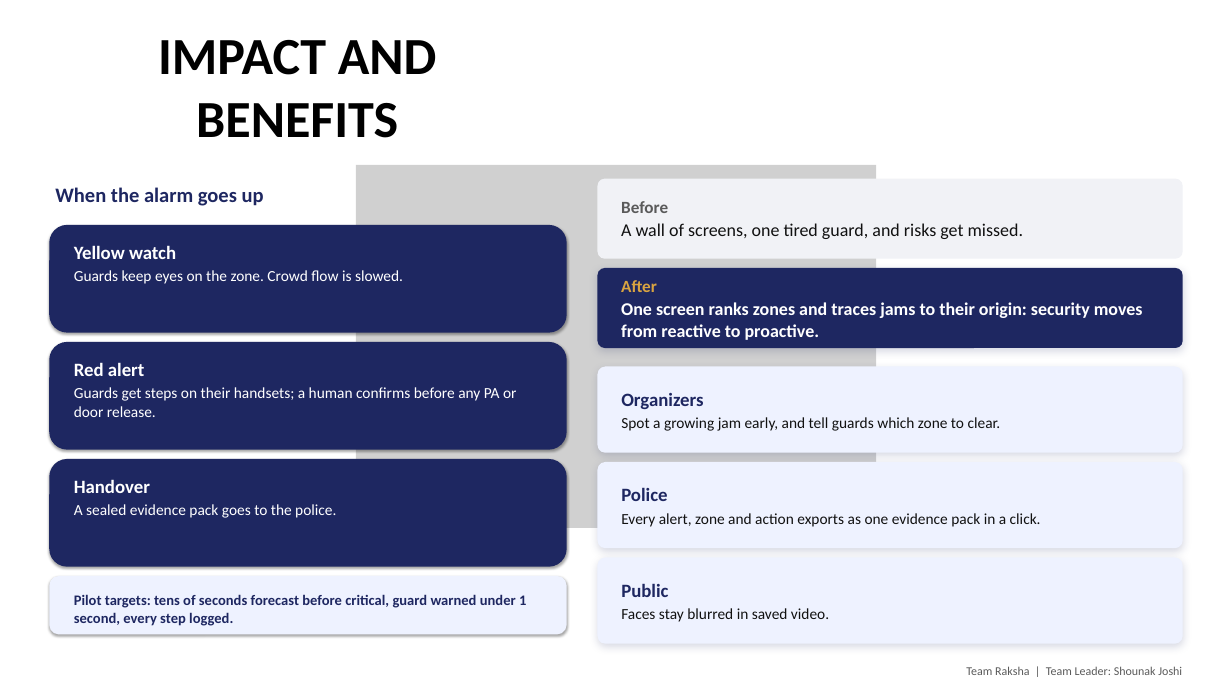
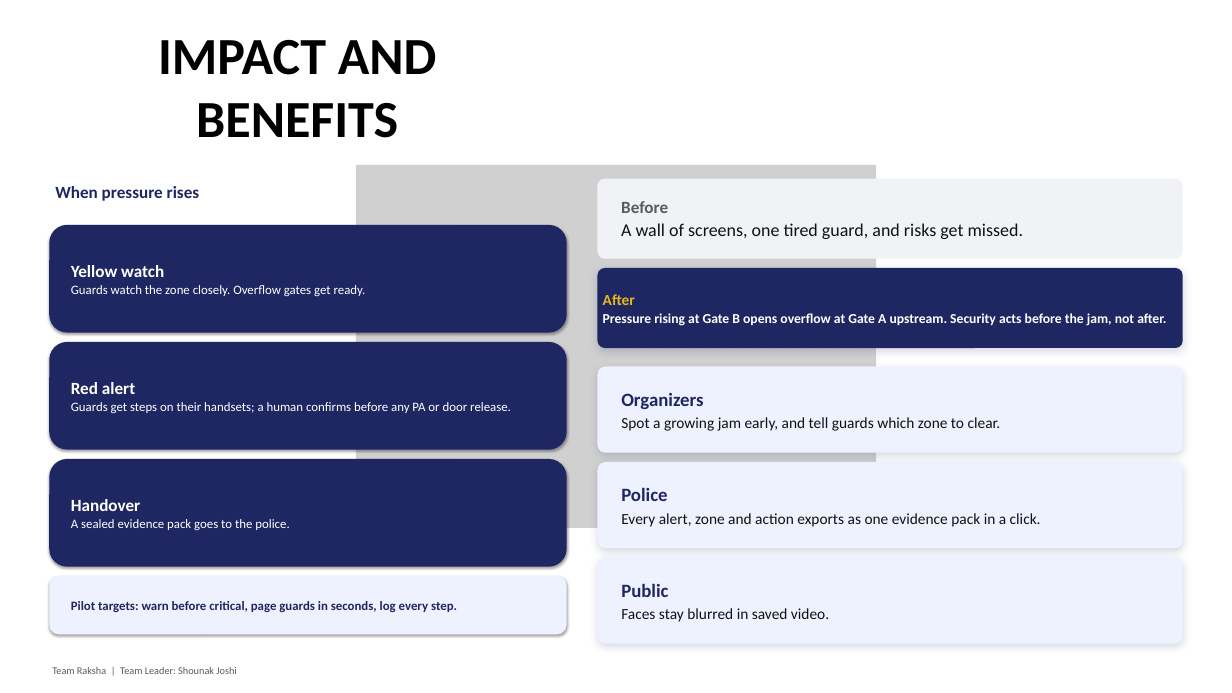
Before and after one commit to shounakjoshi88-a11y/raksha-crowd-safety-hackathon, a slide deck: slide 5 of deck/Raksha_Hackathon2026_Simplified.pptx. Drawn at 1232x693 pixels with LibreOffice and Linux fonts; fonts in the diff are those of the drawing; grey boxes stand for pictures. Boxes give left, top, right and bottom in pixels: in the first picture for what was removed or moved away, otherwise in the second. Text is boxed around its words. In the diff, an @@ line names an element or a change of style, - is before the commit and + after.

Commit message:
feat: full deck rebuild on crowd-physics narrative - problem, pipeline, edge, actuation, verified refs

```diff
--- a/deck/Raksha_Hackathon2026_Simplified.pptx
+++ b/deck/Raksha_Hackathon2026_Simplified.pptx
@@ text at (x1=55, y1=186, x2=200, y2=201): text changed; size 24 to 20 pt @@
-When the alarm goes up
+When pressure rises
@@ text "Yellow watch" at (x1=71, y1=265, x2=366, y2=296): vertical alignment top to middle @@
@@ text at (x1=71, y1=265, x2=164, y2=277): size 22 to 20 pt in "Yellow watch" @@
@@ text at (x1=71, y1=285, x2=366, y2=296): text changed; size 18 to 15 pt @@
-Guards keep eyes on the zone. Crowd flow is slowed.
+Guards watch the zone closely. Overflow gates get ready.
@@ text in rounded rectangle at (x1=603, y1=294, x2=635, y2=305): size 20 to 18 pt, text colour #D9A441 to #E5B822 in "After" @@
@@ text in rounded rectangle at (x1=603, y1=313, x2=1166, y2=326): text changed; size 21 to 16 pt @@
-One screen ranks zones and traces jams to their origin: security moves from reactive to proactive.
+Pressure rising at Gate B opens overflow at Gate A upstream. Security acts before the jam, not after.
@@ text "Red alert" at (x1=71, y1=382, x2=511, y2=413): size 22 to 20 pt in "Red alert"; size 18 to 15 pt in "Guards get steps on their handsets; a ..."; less space between paragraphs; vertical alignment top to middle @@
@@ text "Handover" at (x1=71, y1=499, x2=289, y2=530): size 22 to 20 pt in "Handover"; size 18 to 15 pt in "A sealed evidence pack goes to the ..."; less space between paragraphs; vertical alignment top to middle @@
@@ text "Pilot targets: warn before critical, ..." at (x1=71, y1=601, x2=457, y2=612): vertical alignment top to middle @@
@@ text at (x1=71, y1=601, x2=457, y2=612): text changed; size 17 to 15 pt @@
-Pilot targets: tens of seconds forecast before critical, guard warned under 1 second, every step logged.
+Pilot targets: warn before critical, page guards in seconds, log every step.
@@ text "Team Raksha | Team Leader: ..." at (x1=52, y1=667, x2=236, y2=674): size 14 to 12 pt; alignment right to left @@
```
Also in this commit, not shown: 1 other slide changed, 3 slides added, 3 slides removed, 2 other files.
